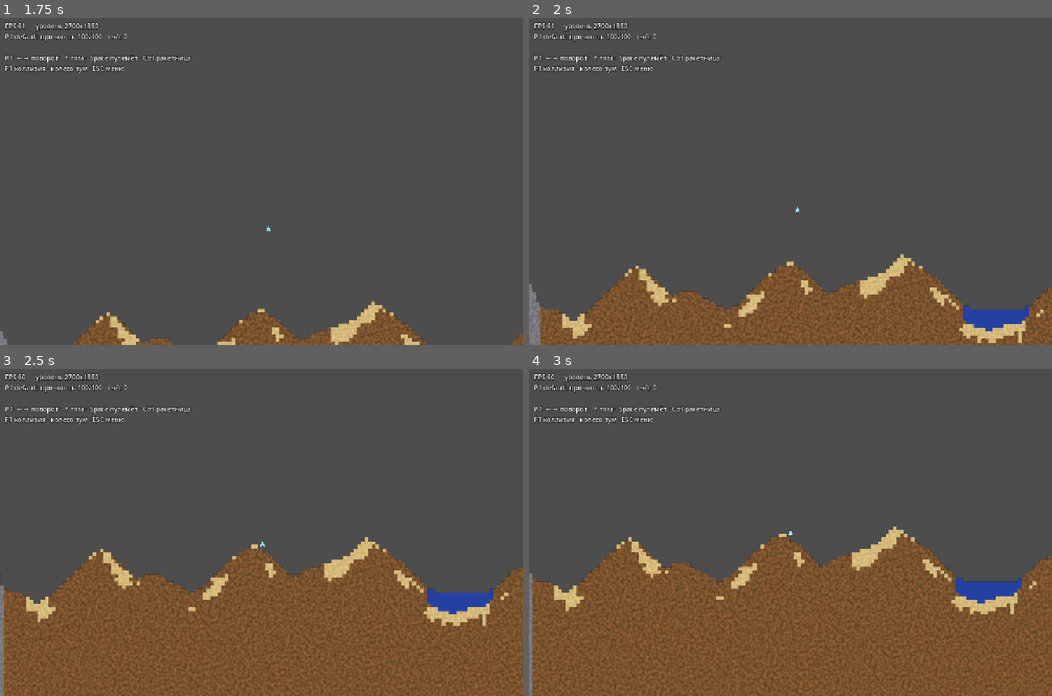
Above: before the commit, frames 1-4 (two rows, left to right).
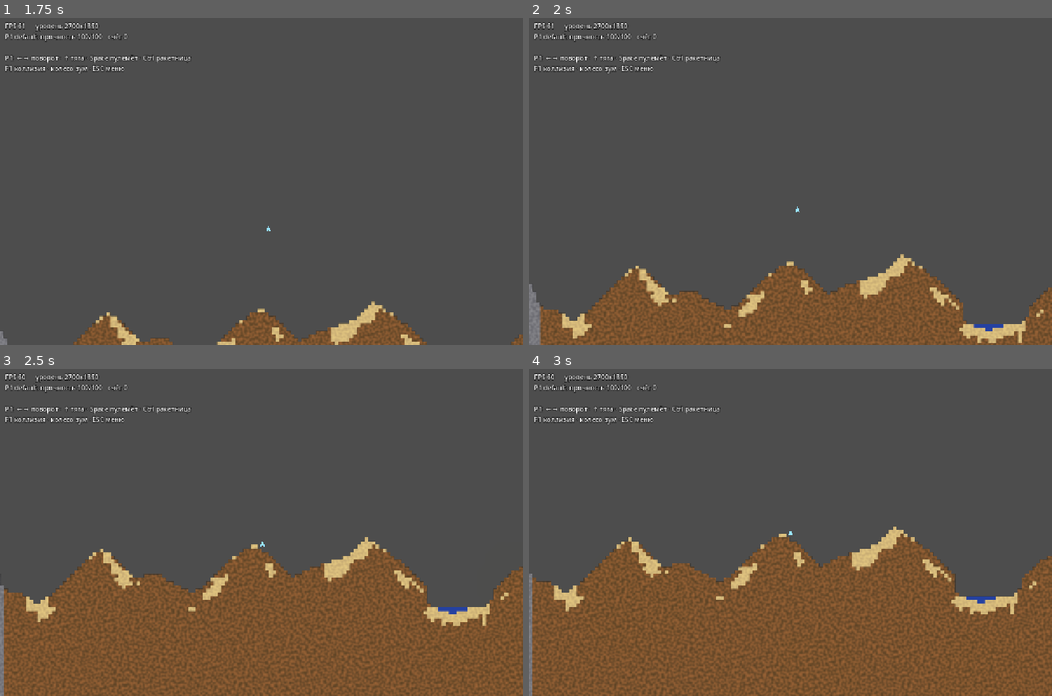
Above: after the commit, the same moments.

Repository: apbrandom/Scoria
Game: Godot game, scene res://scenes/menu/main_menu.tscn
The game is run twice, just before and just after one commit, with the same random seed, the same clock (stepped at 60 frames per second) and the same inputs.
Inputs (mouse positions are in pixels of both pictures, inside the frame that each line leads up to):
- Up to frame 1 (1.75 s): click "Играть" at 0.5 s; click "Один игрок" at 1.25 s
- Up to frame 2 (2 s): no input
- Up to frame 3 (2.5 s): tap Enter at 2 s; move the mouse to (376, 516) at 2.02 s; tap R at 2.1 s; click (376, 516) at 2.17 s
- Up to frame 4 (3 s): move the mouse to (685, 548) at 2.77 s; tap 1 at 2.85 s; click (685, 548) at 2.92 s

Frame 1 is identical in both runs. In frame 2, 0.5% of the frame differs, in the area x 83-96%, y 88-94%; in frame 3, 0.6%; in frame 4, 0.6%, in the area x 81-95%, y 63-70%.

Commit message:
"Спящее тело": SandSim.flatten_liquid_bodies — озеро реально плоское
Реализация идеи заказчика (§38): вместо потиковой сходимости локальной
диффузии (которая на большом объёме оседает холмом, не плоскостью — devlog
§36-38) — флуд-филл связного тела воды + мгновенный пересчёт в плоский
уровень по объёму и доступной ширине контейнера. Целочисленно, тот же
инвариант детерминизма, что и у всего файла.

На боевой бинарной модели, в том же единственном sand_sim.gd — не в
парковке модели массы и не в новом файле (прямое требование не плодить
разрозненные варианты симуляции).

Пойман и исправлен реальный баг: первая версия дробила одно озеро на 3 тела
и теряла массу (76->13 клеток) — внешний скан не помечал visited для клеток,
которые тело только что обрело при расстановке, натыкался на них как на
"новое" тело, а то упиралось в уже-visited исходное тело как в стену.

Подключено в SandLevelGen после устаканивания — оба озера уровня теперь
подтверждённо плоские вживую (notes/img/sand_level_flatten_*.png).

7 новых тестов в test_sand.gd (50->57). Полная регрессия 9 сцен, 0 провалов.

Co-Authored-By: Claude Sonnet 5 <noreply@anthropic.com>

Diff:
--- a/Wings-clone/scripts/level/sand_level_gen.gd
+++ b/Wings-clone/scripts/level/sand_level_gen.gd
@@ -63,6 +63,16 @@
 	while sim.is_active() and ticks < MAX_SETTLE_TICKS:
 		sim.step()
 		ticks += 1
+
+	# "Спящее тело" (SandSim.flatten_liquid_bodies, devlog §43) — флуд-филл +
+	# мгновенный пересчёт объёма ВМЕСТО того, чтобы полагаться на то, что
+	# локальная диффузия САМА дойдёт до плоского уровня за MAX_SETTLE_TICKS.
+	# Озеро может числиться "осевшим" (is_active()==false, дребезга нет), но
+	# оставаться холмом — потиковая сходимость к идеальной плоскости для
+	# большого объёма требует значительно больше тиков, чем оседание вообще
+	# (devlog §36-38). Один явный проход здесь решает это без изменения
+	# бюджета MAX_SETTLE_TICKS.
+	sim.flatten_liquid_bodies()
 
 	return _bake_images(sim, grid_w, grid_h, size, palette, rng_seed)
 
--- a/Wings-clone/scripts/sand/sand_sim.gd
+++ b/Wings-clone/scripts/sand/sand_sim.gd
@@ -3,18 +3,22 @@
 ## детерминизм, сохранение массы, оседание, корректность dirty-rect, поведение
 ## воды/огня. Отрисовку/ввод берёт tools/sand_playground.gd.
 ##
-## СТАТУС ВОДЫ (2026-07-24, читать перед тем как патчить _step_liquid ещё раз):
-## жидкость здесь — БИНАРНАЯ клетка (есть/нет), известный и принятый предел —
+## СТАТУС ВОДЫ (обновлено 2026-07-24, devlog §43 — читать перед тем как
+## патчить _step_liquid или flatten_liquid_bodies ещё раз): жидкость здесь —
+## БИНАРНАЯ клетка (есть/нет). Потиковая диффузия (_step_liquid) САМА ПО СЕБЕ
 ## на большом объёме оседает холмом/буграми, не идеальной плоскостью (не баг,
-## математическое свойство локального клеточного правила, см. devlog §36-38,
-## notes/terrain_research.md). Это ПРИНЯТО как боевой статус-кво, решение НЕ
-## менять его сознательно отложено, не забыто. Альтернатива — модель массы
-## (переток под давлением, умеет течь вверх) — доказана на прототипе
-## (`tools/liquid_mass_sim.gd` + `tools/test_liquid_mass.gd`, 3/4 инварианта
-## зелёные), но НЕ интегрирована сюда: решение "заменить или нет" — отдельная
-## осознанная сессия, не патч. Не плодить третий параллельный вариант воды —
+## математическое свойство локального клеточного правила, devlog §36-38) —
+## но с 2026-07-24 это больше не конечный результат: flatten_liquid_bodies()
+## (флуд-филл + мгновенный пересчёт по объёму, см. ниже) вызывается явно
+## ПОСЛЕ оседания (сейчас — один раз в SandLevelGen.generate()) и приводит
+## тело к настоящей плоскости. Практическая проблема "холм не озеро" решена
+## этим, БЕЗ замены модели на массу. Альтернатива — модель массы (переток под
+## давлением, умеет течь вверх) — доказана на прототипе (`tools/liquid_mass_sim.gd`
+## + `tools/test_liquid_mass.gd`, 3/4 инварианта зелёные), но НЕ интегрирована
+## и, возможно, больше не нужна — решение по-прежнему отдельное (roadmap.md,
+## "Милстоун 3.5, часть 2"). Не плодить третий параллельный вариант воды —
 ## если трогаешь жидкость, сначала прочитай оба файла и текущий статус в
-## roadmap.md ("Милстоун 3.5").
+## roadmap.md.
 ##
 ## Модель данных:
 ##  - _cells — байт на ячейку = id материала (0 = пусто). Источник истины мира.
@@ -742,3 +746,165 @@
 		out[o + 2] = int(round(c.b * 255.0))
 		out[o + 3] = int(round(c.a * 255.0))
 	return out
+
+
+# ---------------------------------------------------------------- "спящее тело"
+
+## Насколько клеток вверх от текущего верха тела разрешено расширять поиск
+## доступного объёма (см. _flatten_one_body) — без потолка пришлось бы гулять
+## по всему открытому небу над озером (у нас оно намеренно безграничное,
+## "много открытого пространства", см. sand_level_gen.gd). 64 клетки — с
+## большим запасом сверх реальных объёмов, которые встречаются в текущих
+## уровнях (озёра SandLevelGen — единицы клеток глубиной), но не бесконечно.
+const FLATTEN_RISE_MARGIN := 64
+
+## Флуд-филл каждого связного тела жидкости на всём поле и мгновенный пересчёт
+## в идеально плоский уровень по объёму — вместо потиковой сходимости локальной
+## диффузии. Решает фундаментальный предел, описанный в большом комментарии
+## над _step_liquid: локальное правило может сравнивать только соседа, поэтому
+## большое озеро либо сходится к плоскости целую вечность, либо навсегда
+## остаётся холмом (devlog §36-38, notes/terrain_research.md). Здесь вместо
+## этого — один точный проход: связность + объём + доступная ширина, без
+## единого float в решении (тот же инвариант детерминизма, что у всего файла —
+## нужен для будущего сетевого replay).
+##
+## НЕ вызывается из step() — это НЕ часть живого тика (O(площадь тела), а не
+## O(1), навязывать это каждый тик сломало бы "покой = ноль работы"). Вызывать
+## явно, когда симуляция реально осела (typично — один раз после генерации
+## уровня, см. SandLevelGen.generate()).
+##
+## Возвращает число обработанных тел (для тестов/статистики).
+func flatten_liquid_bodies() -> int:
+	var visited := PackedByteArray()
+	visited.resize(width * height)
+	var flattened := 0
+	for i in _cells.size():
+		if visited[i] != 0:
+			continue
+		var id := _cells[i]
+		if _kind_of[id] != KIND_LIQUID:
+			continue
+		_flatten_one_body(i % width, i / width, id, visited)
+		flattened += 1
+	return flattened
+
+
+const _NEIGHBOR_OFFSETS := [Vector2i(1, 0), Vector2i(-1, 0), Vector2i(0, 1), Vector2i(0, -1)]
+
+## Одно тело: (1) BFS ТОЛЬКО через клетки с материалом id — находим объём и
+## текущий верх тела; (2) BFS через (EMPTY + id), ограниченный по высоте
+## FLATTEN_RISE_MARGIN клеток выше текущего верха, — находим "контейнер"
+## (кэвити) и точную доступную ширину на каждой строке; (3) снизу вверх
+## копим ширину строк, пока не наберём объём — это и есть высота равновесия;
+## (4) явно расставляем клетки: ниже равновесия — жидкость, выше — пусто,
+## частичная верхняя строка — детерминированно (по возрастанию x) добирает
+## остаток. visited помечается для клеток тела (чтобы flatten_liquid_bodies
+## не заходил в то же тело повторно).
+func _flatten_one_body(sx: int, sy: int, id: int, visited: PackedByteArray) -> void:
+	var start := sy * width + sx
+	var body_stack := PackedInt32Array([start])
+	visited[start] = 1
+	var volume := 0
+	var min_y := sy
+	while not body_stack.is_empty():
+		var i: int = body_stack[body_stack.size() - 1]
+		body_stack.resize(body_stack.size() - 1)
+		volume += 1
+		var x := i % width
+		var y := i / width
+		min_y = mini(min_y, y)
+		for off in _NEIGHBOR_OFFSETS:
+			var nx: int = x + off.x
+			var ny: int = y + off.y
+			if not in_bounds(nx, ny):
+				continue
+			var ni: int = ny * width + nx
+			if visited[ni] != 0 or _cells[ni] != id:
+				continue
+			visited[ni] = 1
+			body_stack.append(ni)
+
+	if volume <= 1:
+		return  # одиночная клетка и так "плоская" — нечего пересчитывать
+
+	var y_ceiling := maxi(min_y - FLATTEN_RISE_MARGIN, 0)
+
+	# Кэвити: (EMPTY + id), BFS от клеток тела, вверх не выше y_ceiling.
+	# Отдельный visited — тело уже видело только клетки id, а кэвити должна
+	# знать и про пустые соседи, которые формируют "стены" по факту их
+	# отсутствия (сосед НЕ входит в кэвити -> он либо SOLID/POWDER/другая
+	# жидкость, либо выше потолка).
+	var cavity_visited := {}
+	var row_cells := {}  # y -> Array[int] (x-координаты)
+	var stack := PackedInt32Array()
+
+	# Заново BFS через (EMPTY+id) от той же стартовой клетки — тело целиком
+	# входит в кэвити (id всегда проходит), плюс раскрывает прилегающую
+	# пустоту.
+	stack.append(start)
+	cavity_visited[start] = true
+	while not stack.is_empty():
+		var i: int = stack[stack.size() - 1]
+		stack.resize(stack.size() - 1)
+		var x := i % width
+		var y := i / width
+		if not row_cells.has(y):
+			row_cells[y] = []
+		row_cells[y].append(x)
+		for off in _NEIGHBOR_OFFSETS:
+			var nx: int = x + off.x
+			var ny: int = y + off.y
+			if not in_bounds(nx, ny) or ny < y_ceiling:
+				continue
+			var ni: int = ny * width + nx
+			if cavity_visited.has(ni):
+				continue
+			var cid := _cells[ni]
+			if cid != EMPTY_ID and cid != id:
+				continue
+			cavity_visited[ni] = true
+			stack.append(ni)
+
+	# Снизу вверх (больший y -> меньший) копим доступную ширину, пока не
+	# наберём volume — остаток "не влезших" клеток строки выше уровня
+	# равновесия остаются EMPTY.
+	var ys: Array = row_cells.keys()
+	ys.sort()
+	ys.reverse()
+	var remaining := volume
+	var fill_set := {}
+	for y in ys:
+		if remaining <= 0:
+			break
+		var xs: Array = row_cells[y]
+		if remaining >= xs.size():
+			for x in xs:
+				fill_set[y * width + x] = true
+			remaining -= xs.size()
+		else:
+			xs.sort()
+			for k in remaining:
+				fill_set[y * width + xs[k]] = true
+			remaining = 0
+
+	# Применяем результат. remaining > 0 здесь означало бы, что кэвити не
+	# хватило места на весь объём (FLATTEN_RISE_MARGIN оказался мал) — при
+	# текущих масштабах уровня (озёра в единицы клеток глубиной) не должно
+	# случаться; если случилось — излишек молча теряется (не панацея, но не
+	# крашит, задокументированный крайний случай).
+	for y in row_cells.keys():
+		var xs: Array = row_cells[y]
+		for x in xs:
+			var i: int = y * width + x
+			var target := id if fill_set.has(i) else EMPTY_ID
+			if _cells[i] != target:
+				_set_cell_raw(i, target)
+				_aux[i] = 0
+			# Вся кэвити (не только исходное тело) помечается visited В ОБЩЕМ
+			# массиве flatten_liquid_bodies — иначе внешний цикл наткнётся на
+			# свежие клетки воды, которые тело обрело только что (были EMPTY,
+			# стали id), сочтёт их НОВЫМ телом и продолжит оттуда BFS — а тот
+			# упрётся в уже visited-клетки исходного тела как в стену и найдёт
+			# только ЧАСТЬ связного озера. Раньше это дробило одно тело на три
+			# и теряло массу — поймано тестом, не в теории.
+			visited[i] = 1
--- a/Wings-clone/tools/test_sand.gd
+++ b/Wings-clone/tools/test_sand.gd
@@ -64,6 +64,11 @@
 	_test_large_water_volume_settles_without_jitter()
 	_test_water_escapes_slope_footprint()
 	_test_isolated_water_drop_settles_instantly()
+	# --- "спящее тело": флуд-филл + мгновенный пересчёт вместо потиковой сходимости ---
+	_test_flatten_liquid_body_instant_and_flat()
+	_test_flatten_liquid_body_deterministic()
+	_test_flatten_preserves_already_flat_body()
+	_test_flatten_ignores_non_liquid()
 	print("\n=== ИТОГ: %d пройдено, %d провалено ===" % [_pass, _fail])
 	get_tree().quit(1 if _fail > 0 else 0)
 
@@ -644,3 +649,116 @@
 	_check("одинокая капля оседает мгновенно (не дрожит)", t == 0, "тиков %d" % t)
 	_check("одинокая капля осталась на месте", sim.get_cell(10, 7) == WATER_ID,
 		"клетка (10,7) = %d (ожидали %d)" % [sim.get_cell(10, 7), WATER_ID])
+
+
+## "Спящее тело" (flatten_liquid_bodies): реализация идеи заказчика — связное
+## тело воды пересчитывается в идеально плоский уровень ОДНИМ проходом
+## (флуд-филл + объём/ширина), а не потиковой сходимостью локальной диффузии.
+## Наливаем воду явно НЕ плоским узким столбиком (40x... клеток, вода НЕ
+## касается дна пола на всю ширину контейнера) — без единого step(), сразу
+## flatten_liquid_bodies() — и проверяем: (1) вода реально растеклась на всю
+## ширину контейнера (а не осталась узким столбиком), (2) масса не потерялась,
+## (3) поверхность идеально плоская (одна и та же верхняя граница у каждой
+## занятой колонки — контейнер и объём подобраны так, чтобы делиться без
+## остатка, иначе последняя частичная строка законно даёт разную высоту).
+func _test_flatten_liquid_body_instant_and_flat() -> void:
+	var sim: Object = SAND_SIM.new()
+	sim.setup(40, 30, _materials())
+	sim.fill_rect(0, 29, 40, 1, STONE_ID)   # пол
+	sim.fill_rect(0, 5, 1, 25, STONE_ID)    # левая стена
+	sim.fill_rect(39, 5, 1, 25, STONE_ID)   # правая стена
+	# внутренняя ширина контейнера — x=1..38 (38 колонок); столбик 4x19=76
+	# клеток -> 76 / 38 = ровно 2 полных строки, без остатка.
+	sim.fill_rect(18, 10, 4, 19, WATER_ID)
+	var mass0: int = sim.count_material(WATER_ID)
+	var bb_before := _bbox(sim, WATER_ID)
+
+	var bodies: int = sim.flatten_liquid_bodies()
+
+	_check("flatten нашёл ровно одно тело", bodies == 1, "тел=%d" % bodies)
+	_check("масса воды сохранена после мгновенного выравнивания",
+		sim.count_material(WATER_ID) == mass0,
+		"было %d, стало %d" % [mass0, sim.count_material(WATER_ID)])
+
+	var bb_after := _bbox(sim, WATER_ID)
+	var width_before: int = bb_before[1] - bb_before[0]
+	var width_after: int = bb_after[1] - bb_after[0]
+	_check("вода реально растеклась на всю ширину контейнера (не осталась столбиком)",
+		width_after > width_before and width_after == 37,
+		"было ширина %d, стало %d (ожидали 37 = 38 колонок - 1)" % [width_before, width_after])
+
+	var top_ys := {}
+	for x in range(bb_after[0], bb_after[1] + 1):
+		for y in range(sim.height):
+			if sim.get_cell(x, y) == WATER_ID:
+				top_ys[x] = y
+				break
+	var tops: Array = top_ys.values()
+	var first_top = tops[0] if tops.size() > 0 else -1
+	var flat := true
+	for t in tops:
+		if t != first_top:
+			flat = false
+			break
+	_check("поверхность идеально плоская (верхняя граница одинакова у всех колонок)",
+		flat, "верхние границы по колонкам: %s" % [tops])
+
+
+## Тот же старт из двух независимых симуляций -> побитово равный результат
+## после flatten_liquid_bodies() — тот же инвариант детерминизма, что и у
+## остального файла (нужен для будущего сетевого replay).
+func _test_flatten_liquid_body_deterministic() -> void:
+	var sim_a: Object = SAND_SIM.new()
+	sim_a.setup(40, 30, _materials())
+	sim_a.fill_rect(0, 29, 40, 1, STONE_ID)
+	sim_a.fill_rect(0, 5, 1, 25, STONE_ID)
+	sim_a.fill_rect(39, 5, 1, 25, STONE_ID)
+	sim_a.fill_rect(18, 10, 4, 19, WATER_ID)
+	sim_a.flatten_liquid_bodies()
+
+	var sim_b: Object = SAND_SIM.new()
+	sim_b.setup(40, 30, _materials())
+	sim_b.fill_rect(0, 29, 40, 1, STONE_ID)
+	sim_b.fill_rect(0, 5, 1, 25, STONE_ID)
+	sim_b.fill_rect(39, 5, 1, 25, STONE_ID)
+	sim_b.fill_rect(18, 10, 4, 19, WATER_ID)
+	sim_b.flatten_liquid_bodies()
+
+	_check("flatten детерминирован (два прогона дают побитово равный хеш)",
+		sim_a.grid_hash() == sim_b.grid_hash(),
+		"hashA=%d hashB=%d" % [sim_a.grid_hash(), sim_b.grid_hash()])
+
+
+## Тело, которое уже в РЕАЛЬНОМ равновесии — лежит прямо на полу И уже
+## занимает всю ширину контейнера (некуда падать, некуда шире растекаться) —
+## не должно измениться от flatten: идемпотентность, "спящее тело" не должно
+## вносить дрожь в уже правильную форму. Важно: просто "один плоский ряд" НЕ
+## значит "равновесие" — если под ним есть открытая пустота до пола (как в
+## первой версии этого теста), это ЗАКОННО не равновесие, и flatten обязан
+## его туда досадить — это не баг, это и есть смысл функции.
+func _test_flatten_preserves_already_flat_body() -> void:
+	var sim: Object = SAND_SIM.new()
+	sim.setup(30, 20, _materials())
+	sim.fill_rect(0, 19, 30, 1, STONE_ID)  # пол на y=19
+	sim.fill_rect(0, 5, 1, 15, STONE_ID)   # левая стена
+	sim.fill_rect(29, 5, 1, 15, STONE_ID)  # правая стена
+	sim.fill_rect(1, 18, 28, 1, WATER_ID)  # ряд ВПРИТЫК к полу, во всю ширину (x=1..28)
+	var before_hash: int = sim.grid_hash()
+
+	var bodies: int = sim.flatten_liquid_bodies()
+
+	_check("flatten не трогает тело в реальном равновесии (хеш не изменился)",
+		sim.grid_hash() == before_hash, "тел обработано=%d" % bodies)
+
+
+## flatten_liquid_bodies() на поле без единой жидкости — 0 тел, не падает.
+func _test_flatten_ignores_non_liquid() -> void:
+	var sim: Object = SAND_SIM.new()
+	sim.setup(20, 15, _materials())
+	sim.fill_rect(0, 14, 20, 1, STONE_ID)
+	sim.fill_rect(5, 5, 5, 8, SAND_ID)
+
+	var bodies: int = sim.flatten_liquid_bodies()
+
+	_check("flatten без жидкости в поле обрабатывает 0 тел (не падает)", bodies == 0,
+		"тел=%d" % bodies)
Not shown, changed: notes/devlog.md
Not shown, added: notes/img/sand_level_flatten_full.png
Not shown, added: notes/img/sand_level_flatten_zoom.png
Not shown, changed: notes/roadmap.md
